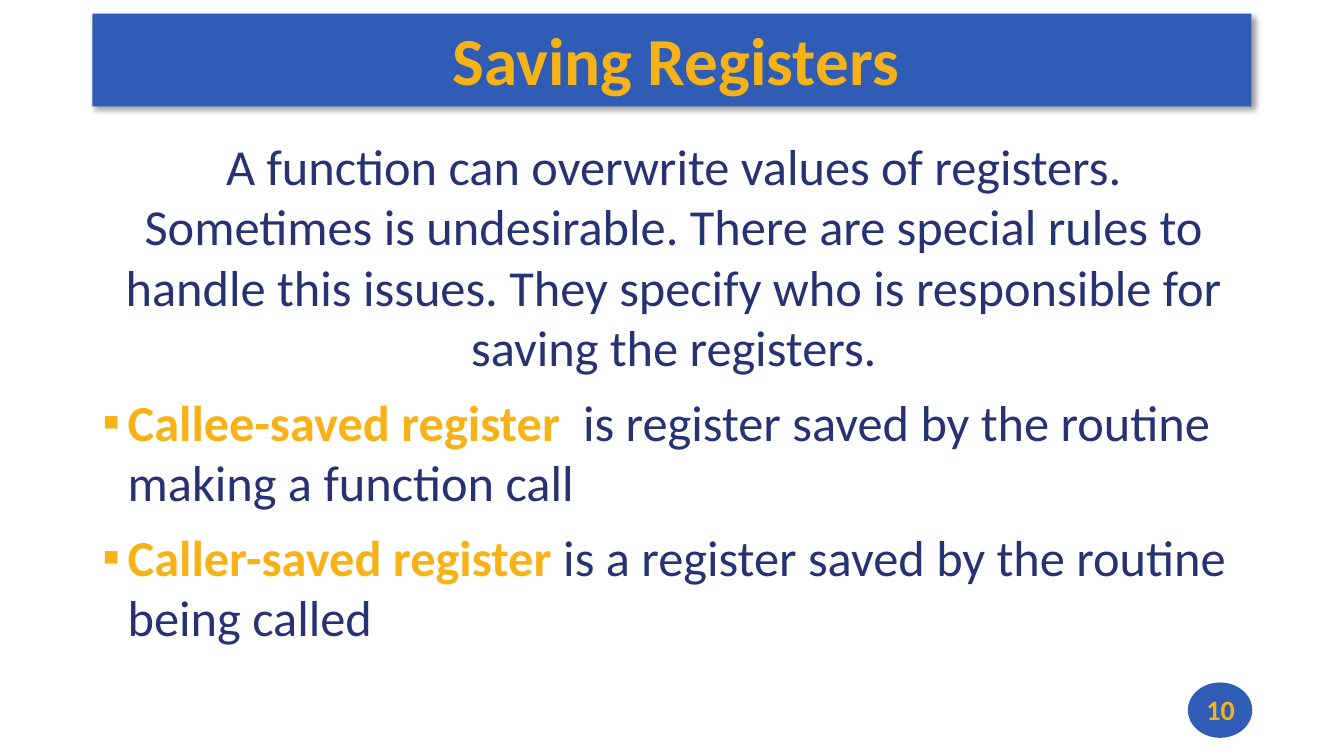
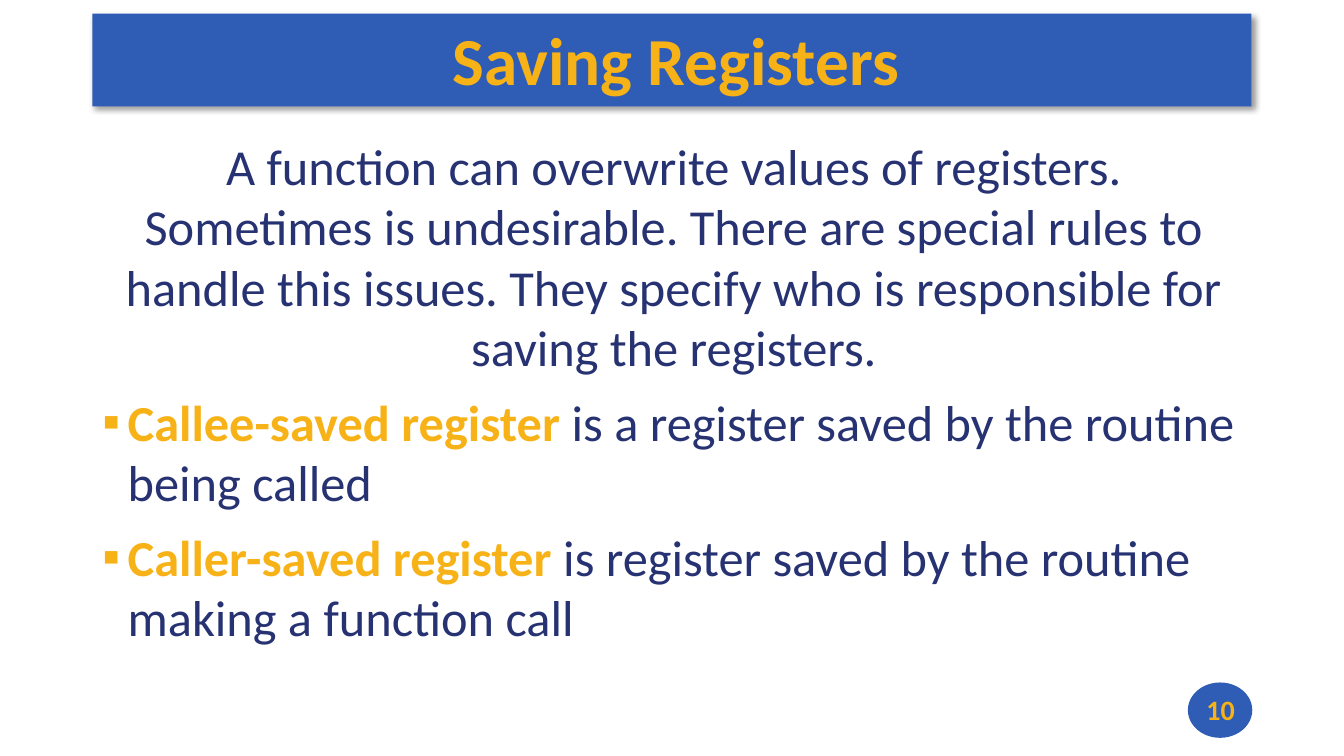
Before and after one commit to andrewt0301/hse-acos-course, a slide deck: slide 10 of docs/part1ca/06_CallStack/CA_Lecture_06.pptx. Drawn at 1344x756 pixels with LibreOffice and Linux fonts; fonts in the diff are those of the drawing. Boxes give left, top, right and bottom in pixels: in the first picture for what was removed or moved away, otherwise in the second. Text is boxed around its words. In the diff, an @@ line names an element or a change of style, - is before the commit and + after.

```diff
--- a/docs/part1ca/06_CallStack/CA_Lecture_06.pptx
+++ b/docs/part1ca/06_CallStack/CA_Lecture_06.pptx
@@ text at <box>128,405,1234,645</box>: text changed @@
-▪ Callee-saved register is register saved by the routine making a function call
-▪ Caller-saved register is a register saved by the routine being called
+▪ Callee-saved register is a register saved by the routine being called
+▪ Caller-saved register is register saved by the routine making a function call
```
Also in this commit, not shown: 3 other slides changed, 1 slide added, 2 other files.
